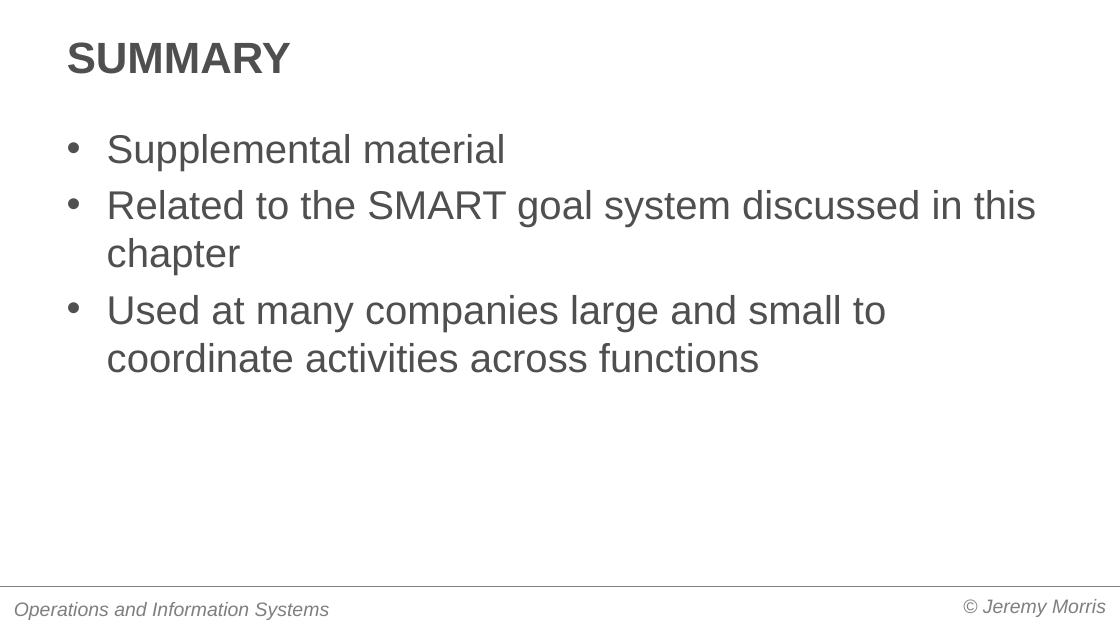
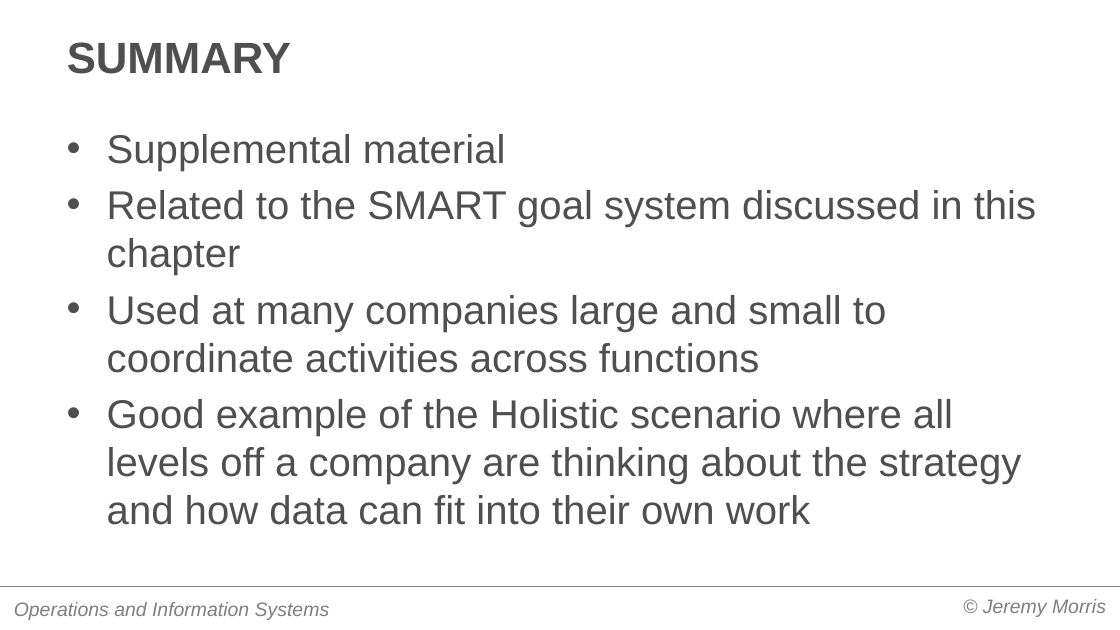
Before and after one commit to is6481/lecture_slides_notes, a slide deck: slide 2 of ch02/02.05 OKR.pptx. Drawn at 1120x630 pixels with LibreOffice and Linux fonts; fonts in the diff are those of the drawing. Boxes give left, top, right and bottom in pixels: in the first picture for what was removed or moved away, otherwise in the second. Text is boxed around its words. In the diff, an @@ line names an element or a change of style, - is before the commit and + after.

```diff
--- a/ch02/02.05 OKR.pptx
+++ b/ch02/02.05 OKR.pptx
@@ text at [107,399,1022,525]: paragraph added @@
+• Good example of the Holistic scenario where all levels off a company are thinking about the strategy and how data can fit into their own work
```
Also in this commit, not shown: 2 other files.
